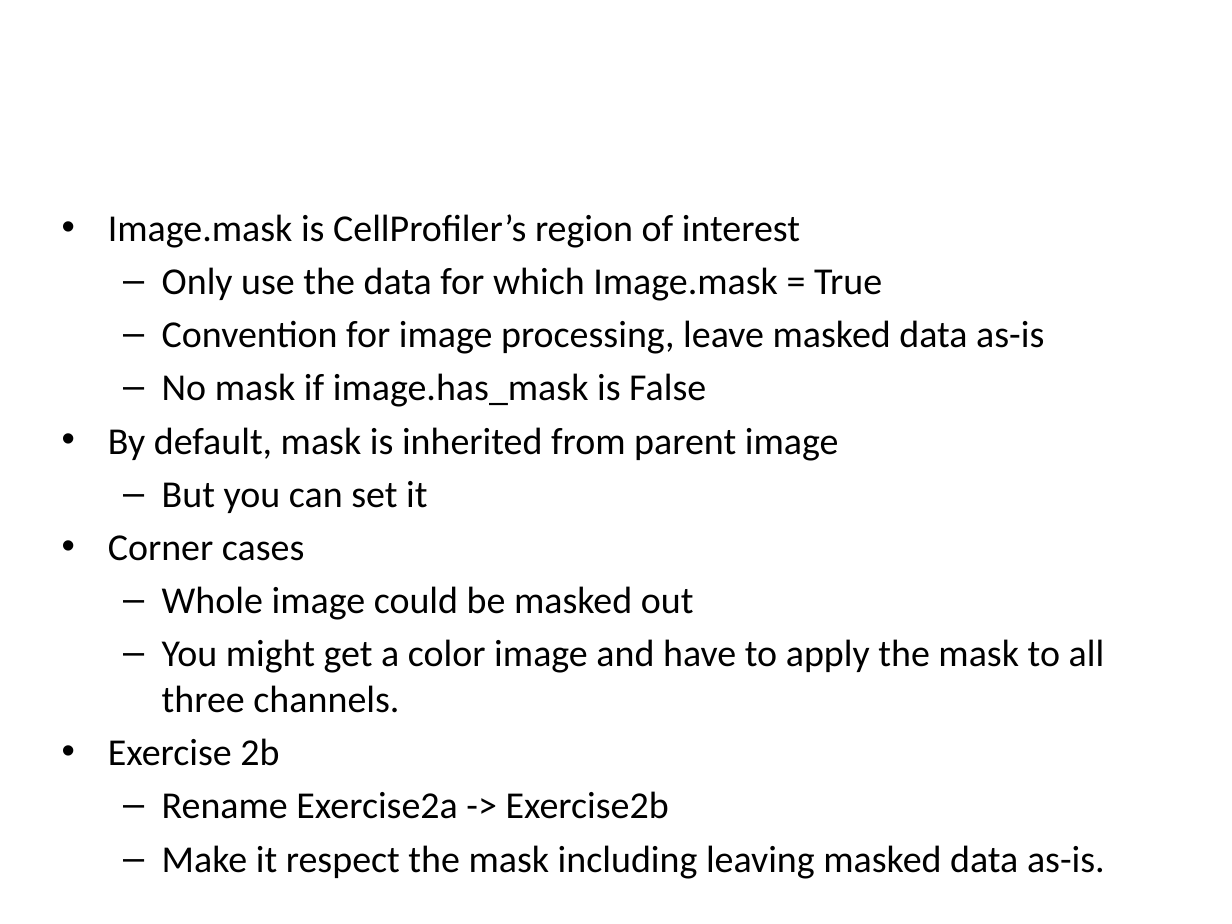
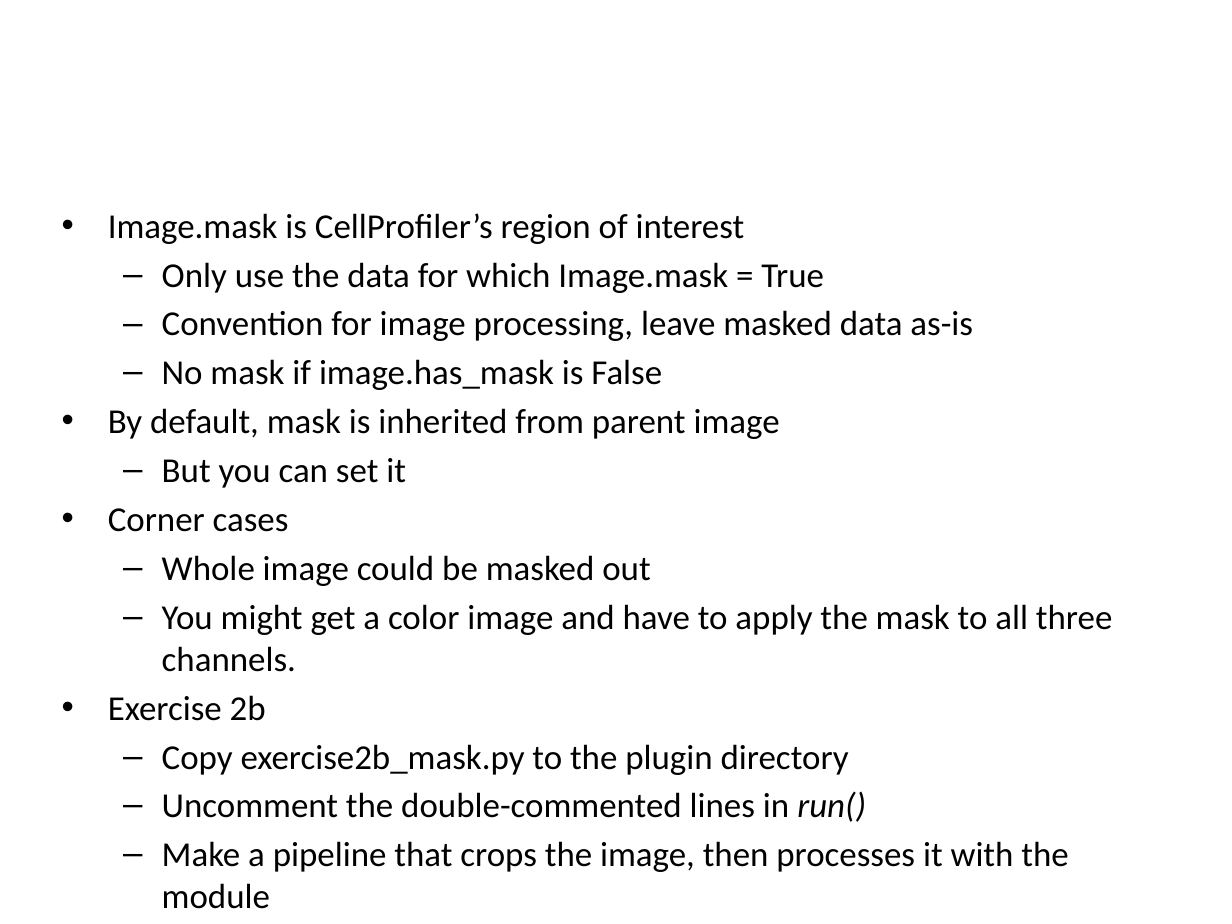
Before and after one commit to bethac07/tutorial, a slide deck: slide 27 of CellProfiler_Developer_Tutorial.pptx (slide 16 before the commit). Drawn at 1232x924 pixels with LibreOffice and Linux fonts; fonts in the diff are those of the drawing; background and template pictures are left out. Boxes give left, top, right and bottom in pixels: in the first picture for what was removed or moved away, otherwise in the second. Text is boxed around its words. In the diff, an @@ line names an element or a change of style, - is before the commit and + after.

Commit message:
Updated tutorial to add architecture session + made exercises quicker to do

```diff
--- a/CellProfiler_Developer_Tutorial.pptx
+++ b/CellProfiler_Developer_Tutorial.pptx
@@ text at (108, 213, 1112, 721): size 22.2 to 20.4 pt in "Image.mask is CellProfiler’s region of interest", "Only use the data for which Image.mask ...", "Convention for image processing, leave masked data ...", "No mask if image.has_mask is False" and 6 more places @@
@@ text at (162, 744, 1068, 909): text changed; size 22.2 to 20.4 pt @@
-  – Rename Exercise2a -> Exercise2b
-  – Make it respect the mask including leaving masked data as-is.
+  – Copy exercise2b_mask.py to the plugin directory
+  – Uncomment the double-commented lines in run()
+  – Make a pipeline that crops the image, then processes it with the module
```
Also in this commit, not shown: 10 other slides changed, 12 slides added, 1 slide removed.
